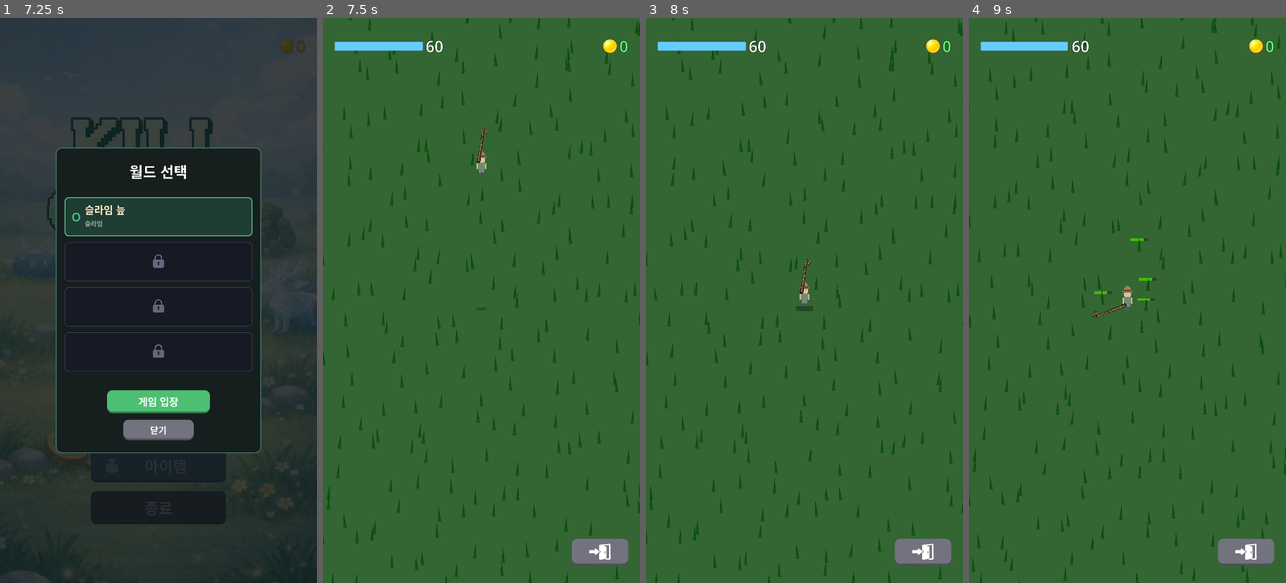
Above: before the commit, frames 1-4 (left to right).
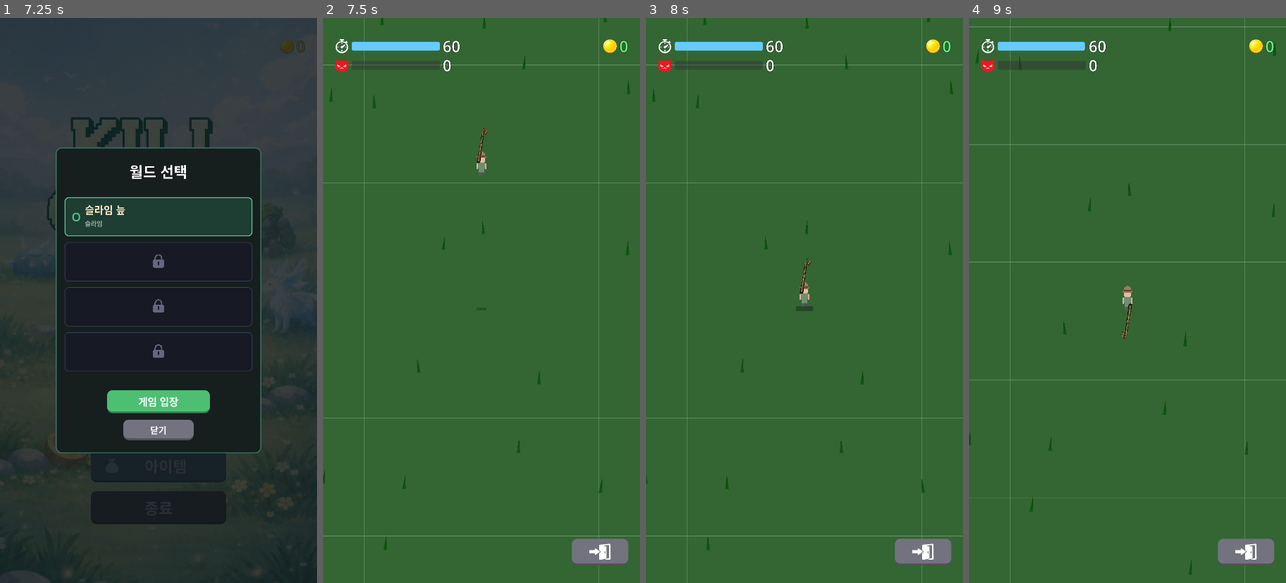
Above: after the commit, the same moments.

Repository: yellyB/game-kill-grass
Game: Godot game, scene res://scenes/ui/main_menu.tscn
Two runs of this game, one before a commit and one after it. Both use one fixed random seed, a clock stepped at 60 frames per second and the inputs below. Sound files missing from this copy of the repository are replaced by a short silence.
Inputs (mouse positions are in pixels of both pictures, inside the frame that each line leads up to):
- Up to frame 1 (7.25 s): drag from (266, 46) to (190, 176) at 0.52 s; click (158, 300) at 1.25 s; drag from (95, 328) to (142, 413) at 2.02 s; move the mouse to (190, 176) at 2.77 s; hold D (move_right) 2.78-3.5 s; drag from (142, 413) to (63, 215) at 3.52 s; move the mouse to (253, 385) at 4.27 s; hold A (move_left) 4.28-5 s; click "건너뛰기" at 5 s; tap Enter at 5.75 s; drag from (63, 215) to (110, 159) at 5.77 s; click (158, 357) at 6.5 s
- Up to frame 2 (7.5 s): click "게임 입장" at 7.25 s
- Up to frame 3 (8 s): no input
- Up to frame 4 (9 s): move the mouse to (1143, 300) at 8.02 s; hold S (move_down) 8.03-8.75 s; click (1143, 300) at 8.17 s; drag from (1079, 159) to (1064, 328) at 8.77 s

Frame 1 is identical in both runs. In frame 2, 4.6% of the frame differs, in the area x 0-100%, y 0-100%; in frame 3, 4.6%; in frame 4, 4.9%.

Commit message:
몬스터분노와 보스 소환 추가

Diff:
--- a/autoload/game_manager.gd
+++ b/autoload/game_manager.gd
@@ -69,6 +69,13 @@
 signal field_clear_requested()
 signal blackhole_requested()
 signal beast_rush_requested()
+signal fury_changed(value: float)
+signal fury_boss_requested()
+signal boss_key_collected(world_index: int)
+
+var fury: float = 0.0
+var session_key_acquired: int = -1
+const FURY_MAX: float = 100.0
 
 var _sfx_click: AudioStreamPlayer
 var _sfx_confirm: AudioStreamPlayer
@@ -322,6 +329,14 @@
     return grass_data_list[1]
   else:
     return grass_data_list[2]
+
+func add_fury(amount: float) -> void:
+  fury = minf(fury + amount, FURY_MAX)
+  fury_changed.emit(fury)
+  if fury >= FURY_MAX:
+    fury_boss_requested.emit()
+    fury = 0.0
+    fury_changed.emit(fury)
 
 func add_money(amount: int) -> void:
   session_money = max(0, session_money + amount)
@@ -668,4 +683,6 @@
   session_buff_move_speed = 0
   timed_buffs.clear()
   hit_penalty_active = false
+  fury = 0.0
+  session_key_acquired = -1
   session_money_changed.emit(0)
--- a/scenes/ui/hud.tscn
+++ b/scenes/ui/hud.tscn
@@ -1,7 +1,9 @@
-[gd_scene load_steps=3 format=3 uid="uid://chud123"]
+[gd_scene load_steps=5 format=3 uid="uid://chud123"]
 
 [ext_resource type="Script" path="res://scripts/hud.gd" id="1_hud"]
 [ext_resource type="PackedScene" path="res://scenes/ui/money_display.tscn" id="2_money"]
+[ext_resource type="Texture2D" path="res://resources/images/icon/timer.png" id="3_timer_icon"]
+[ext_resource type="Texture2D" path="res://resources/images/icon/monster.png" id="4_monster_icon"]
 
 [node name="HUD" type="CanvasLayer"]
 script = ExtResource("1_hud")
@@ -33,6 +35,14 @@
 theme_override_constants/separation = 10
 alignment = 0
 
+[node name="TimerIcon" type="TextureRect" parent="PaddedArea/TimerHBox"]
+layout_mode = 2
+texture = ExtResource("3_timer_icon")
+custom_minimum_size = Vector2(48, 48)
+expand_mode = 3
+stretch_mode = 5
+size_flags_vertical = 4
+
 [node name="TimerProgressBar" type="ProgressBar" parent="PaddedArea/TimerHBox"]
 layout_mode = 2
 custom_minimum_size = Vector2(300, 30)
@@ -49,6 +59,37 @@
 theme_override_font_sizes/font_size = 52
 text = "60"
 
+[node name="FuryHBox" type="HBoxContainer" parent="PaddedArea"]
+offset_top = 65.0
+offset_right = 500.0
+offset_bottom = 115.0
+theme_override_constants/separation = 10
+alignment = 0
+
+[node name="FuryIcon" type="TextureRect" parent="PaddedArea/FuryHBox"]
+layout_mode = 2
+texture = ExtResource("4_monster_icon")
+custom_minimum_size = Vector2(48, 48)
+expand_mode = 3
+stretch_mode = 5
+size_flags_vertical = 4
+
+[node name="FuryProgressBar" type="ProgressBar" parent="PaddedArea/FuryHBox"]
+layout_mode = 2
+custom_minimum_size = Vector2(300, 30)
+size_flags_vertical = 4
+value = 0.0
+show_percentage = false
+
+[node name="FuryLabel" type="Label" parent="PaddedArea/FuryHBox"]
+layout_mode = 2
+size_flags_vertical = 4
+theme_override_colors/font_color = Color(1, 1, 1, 1)
+theme_override_colors/font_outline_color = Color(0, 0, 0, 1)
+theme_override_constants/outline_size = 4
+theme_override_font_sizes/font_size = 52
+text = "0"
+
 [node name="ItemNotifContainer" type="VBoxContainer" parent="PaddedArea"]
 anchors_preset = 1
 anchor_left = 1.0
--- a/scripts/dropped_item.gd
+++ b/scripts/dropped_item.gd
@@ -9,6 +9,7 @@
 
 var is_key: bool = false
 var key_world_index: int = -1
+var ends_session: bool = false
 
 @onready var sprite: Sprite2D = $Sprite2D
 
@@ -155,6 +156,9 @@
 
 	if is_key:
 		GameManager.add_key(key_world_index)
+		if ends_session:
+			GameManager.session_key_acquired = key_world_index
+			GameManager.boss_key_collected.emit(key_world_index)
 	else:
 		GameManager.add_item(item_id)
 	queue_free()
--- a/scripts/grass_spawner.gd
+++ b/scripts/grass_spawner.gd
@@ -18,7 +18,7 @@
 var loaded_chunks: Dictionary = {}
 var visited_chunks: Dictionary = {}
 
-var grid_cell_size: float = 40.0
+var grid_cell_size: float = 115.0
 
 const WORLD_GRASS_TINTS: Array = [
   {"base": Color(0.3, 0.7, 0.3), "tip": Color(0.2, 0.5, 0.2)},
@@ -142,8 +142,7 @@
   update_chunks()
   process_regen(delta)
   update_multimesh()
-  if _has_active_hp_bars:
-    queue_redraw()
+  queue_redraw()
 
 func get_chunk_coord(world_pos: Vector2) -> Vector2i:
   return Vector2i(floori(world_pos.x / chunk_size), floori(world_pos.y / chunk_size))
@@ -307,6 +306,7 @@
 func attack_grass_in_area(center: Vector2, radius: float) -> Dictionary:
   var total_value = 0
   var hit_count = 0
+  var total_max_health = 0
   var attacked_positions: Array = []
   var damage = WeaponManager.get_weapon_damage()
   var max_targets = WeaponManager.get_weapon_max_targets()
@@ -334,6 +334,7 @@
       data.cut = true
       data.regen_timer = 0.0
       total_value += data.value
+      total_max_health += GameManager.grass_data_list[data.type].max_health
       attacked_positions.append(Vector2(grid_pos.x, grid_pos.y))
 
   for pos in attacked_positions:
@@ -343,7 +344,7 @@
       if gd.guaranteed_drop or randf() < GameManager.get_grass_drop_chance():
         spawn_coin(pos, grass_data[grid_pos].value)
 
-  return {"value": total_value, "hit": hit_count > 0}
+  return {"value": total_value, "hit": hit_count > 0, "fury": total_max_health}
 
 func spawn_coin(pos: Vector2, value: int) -> void:
   var CoinScene = preload("res://scenes/world/coin.tscn")
@@ -389,6 +390,11 @@
       coin.is_being_collected = true
 
 func _draw() -> void:
+  for chunk_coord in loaded_chunks:
+    var origin = Vector2(chunk_coord.x * chunk_size, chunk_coord.y * chunk_size)
+    var rect = Rect2(origin, Vector2(chunk_size, chunk_size))
+    draw_rect(rect, Color(1.0, 1.0, 1.0, 0.15), false, 2.0)
+
   if not _has_active_hp_bars:
     return
   var bar_width: float = 60.0
--- a/scripts/hud.gd
+++ b/scripts/hud.gd
@@ -4,6 +4,8 @@
 @onready var money_display = $PaddedArea/MoneyDisplay
 @onready var money_label: Label = $PaddedArea/MoneyDisplay/MoneyLabel
 @onready var item_notif_container: VBoxContainer = $PaddedArea/ItemNotifContainer
+@onready var fury_progress: ProgressBar = $PaddedArea/FuryHBox/FuryProgressBar
+@onready var fury_label: Label = $PaddedArea/FuryHBox/FuryLabel
 
 var displayed_money: int = 0
 var target_money: int = 0
@@ -35,6 +37,9 @@
   displayed_money = GameManager.session_money
   target_money = GameManager.session_money
   update_money_display()
+
+  _setup_fury_bar()
+  GameManager.fury_changed.connect(_on_fury_changed)
 
   call_deferred("_connect_player_hit")
 
@@ -244,6 +249,26 @@
     icon.texture = tex
   perm_icons_hbox.add_child(icon)
 
+func _setup_fury_bar() -> void:
+  fury_progress.max_value = GameManager.FURY_MAX
+  fury_progress.value = 0.0
+
+  var fill_style = StyleBoxFlat.new()
+  fill_style.bg_color = Color(0.85, 0.2, 0.15)
+  fill_style.set_corner_radius_all(6)
+  fury_progress.add_theme_stylebox_override("fill", fill_style)
+
+  var bg_style = StyleBoxFlat.new()
+  bg_style.bg_color = Color(0.2, 0.2, 0.2, 0.5)
+  bg_style.set_corner_radius_all(6)
+  fury_progress.add_theme_stylebox_override("background", bg_style)
+
+  fury_label.text = "0"
+
+func _on_fury_changed(value: float) -> void:
+  fury_progress.value = value
+  fury_label.text = str(int(value))
+
 func _setup_monster_arrows() -> void:
   arrow_container = Node2D.new()
   add_child(arrow_container)
--- a/scripts/main.gd
+++ b/scripts/main.gd
@@ -49,13 +49,15 @@
 
   GameManager.extra_time_requested.connect(_on_extra_time)
 
+  GameManager.boss_key_collected.connect(_on_boss_key_collected)
+
   var bg_style = StyleBoxFlat.new()
   bg_style.bg_color = Color(0.2, 0.2, 0.2, 0.5)
-  bg_style.set_corner_radius_all(3)
+  bg_style.set_corner_radius_all(6)
   timer_progress.add_theme_stylebox_override("background", bg_style)
   var fill_style = StyleBoxFlat.new()
   fill_style.bg_color = Color(0.4, 0.8, 1.0)
-  fill_style.set_corner_radius_all(3)
+  fill_style.set_corner_radius_all(6)
   timer_progress.add_theme_stylebox_override("fill", fill_style)
 
   update_timer_display()
@@ -91,7 +93,7 @@
     timer_label.add_theme_color_override("font_color", Color(1, 0.3, 0.3))
     var fill_style = StyleBoxFlat.new()
     fill_style.bg_color = Color(1, 0.3, 0.3)
-    fill_style.set_corner_radius_all(3)
+    fill_style.set_corner_radius_all(6)
     timer_progress.add_theme_stylebox_override("fill", fill_style)
   else:
     timer_label.add_theme_color_override("font_color", Color(1, 1, 1))
@@ -166,22 +168,26 @@
   tap_to_return_label.modulate = Color(1, 1, 1, 0)
   touch_button.disabled = true
 
+  var results_vbox = VBoxContainer.new()
+  results_vbox.name = "ResultsVBox"
+  results_vbox.alignment = BoxContainer.ALIGNMENT_CENTER
+  results_vbox.add_theme_constant_override("separation", 12)
+  results_vbox.layout_mode = 1
+  results_vbox.anchor_left = session_earnings_label.anchor_left
+  results_vbox.anchor_right = session_earnings_label.anchor_right
+  results_vbox.anchor_top = session_earnings_label.anchor_top
+  results_vbox.anchor_bottom = session_earnings_label.anchor_bottom
+  results_vbox.offset_left = session_earnings_label.offset_left
+  results_vbox.offset_right = session_earnings_label.offset_right
+  results_vbox.offset_top = session_earnings_label.offset_top
+  results_vbox.offset_bottom = session_earnings_label.offset_bottom
+  results_vbox.grow_horizontal = session_earnings_label.grow_horizontal
+  results_vbox.grow_vertical = session_earnings_label.grow_vertical
+  results_vbox.modulate = Color(1, 1, 1, 0)
+
   var earnings_container = HBoxContainer.new()
-  earnings_container.name = "EarningsContainer"
   earnings_container.alignment = BoxContainer.ALIGNMENT_CENTER
   earnings_container.add_theme_constant_override("separation", 8)
-  earnings_container.layout_mode = 1
-  earnings_container.anchor_left = session_earnings_label.anchor_left
-  earnings_container.anchor_right = session_earnings_label.anchor_right
-  earnings_container.anchor_top = session_earnings_label.anchor_top
-  earnings_container.anchor_bottom = session_earnings_label.anchor_bottom
-  earnings_container.offset_left = session_earnings_label.offset_left
-  earnings_container.offset_right = session_earnings_label.offset_right
-  earnings_container.offset_top = session_earnings_label.offset_top
-  earnings_container.offset_bottom = session_earnings_label.offset_bottom
-  earnings_container.grow_horizontal = session_earnings_label.grow_horizontal
-  earnings_container.grow_vertical = session_earnings_label.grow_vertical
-  earnings_container.modulate = Color(1, 1, 1, 0)
 
   var prefix_label = Label.new()
   prefix_label.text = "획득: "
@@ -194,13 +200,27 @@
   var coin_hbox = GameManager.create_coin_label(
     GameManager.format_number(earnings), 36, Color(1, 1, 1), 3)
   earnings_container.add_child(coin_hbox)
-
-  session_end_overlay.add_child(earnings_container)
+  results_vbox.add_child(earnings_container)
+
+  var key_world = GameManager.session_key_acquired
+  if key_world >= 0:
+    var world_names = ["슬라임 늪", "들판", "마법의 숲", "용의 봉우리"]
+    var world_name = world_names[key_world] if key_world < world_names.size() else "월드 %d" % key_world
+    var key_label = Label.new()
+    key_label.text = "+ 열쇠 (%s)" % world_name
+    key_label.horizontal_alignment = HORIZONTAL_ALIGNMENT_CENTER
+    key_label.add_theme_font_size_override("font_size", 34)
+    key_label.add_theme_color_override("font_color", Color(0.3, 1.0, 1.0))
+    key_label.add_theme_color_override("font_outline_color", Color(0, 0, 0))
+    key_label.add_theme_constant_override("outline_size", 3)
+    results_vbox.add_child(key_label)
+
+  session_end_overlay.add_child(results_vbox)
 
   session_end_overlay.visible = true
 
   var tween = create_tween().set_pause_mode(Tween.TWEEN_PAUSE_PROCESS)
-  tween.tween_property(earnings_container, "modulate:a", 1.0, 0.4)
+  tween.tween_property(results_vbox, "modulate:a", 1.0, 0.4)
 
   tween.tween_interval(0.6)
   tween.tween_property(tap_to_return_label, "modulate:a", 1.0, 0.3)
@@ -246,5 +266,30 @@
 func _on_cancel_back_to_menu() -> void:
   get_tree().paused = false
 
+func _on_boss_key_collected(_world_index: int) -> void:
+  if session_ended:
+    return
+  _boss_end_session()
+
+func _boss_end_session() -> void:
+  session_ended = true
+  get_tree().paused = true
+  back_to_menu_btn.visible = false
+
+  var player = get_tree().get_first_node_in_group("player")
+  if player and player.has_method("_remove_hit_overlay"):
+    player._remove_hit_overlay()
+
+  await get_tree().create_timer(1.0).timeout
+
+  if bgm_player:
+    var bgm_tween = create_tween().set_pause_mode(Tween.TWEEN_PAUSE_PROCESS)
+    bgm_tween.tween_property(bgm_player, "volume_db", -40.0, 1.5)
+    bgm_tween.tween_callback(bgm_player.stop)
+
+  var earnings = GameManager.session_money
+  await animate_coins_disappear()
+  show_session_end_overlay(earnings)
+
 func _on_extra_time(seconds: float) -> void:
   session_time_remaining += seconds
--- a/scripts/monster.gd
+++ b/scripts/monster.gd
@@ -38,6 +38,7 @@
 var hit_radius: float = 15.0
 var sprite_scale: float = 0.24
 var hit_radius_scale: float = 1.0
+var key_world_index: int = -1
 var sfx_hit: AudioStreamPlayer
 
 func setup(config: Dictionary) -> void:
@@ -51,6 +52,7 @@
   penalty_max = config.get("penalty_max", 10)
   sprite_scale = config.get("sprite_scale", 0.24)
   hit_radius_scale = config.get("hit_radius_scale", 1.0)
+  key_world_index = config.get("key_world_index", -1)
 
 func _ready() -> void:
   add_to_group("monsters")
@@ -195,12 +197,14 @@
 
   await tween2.finished
 
-  _drop_item()
-
-  if randf() < 0.3:
-    var powerup = PowerupScene.instantiate()
-    powerup.position = position
-    get_parent().add_child(powerup)
+  if key_world_index >= 0:
+    _drop_key()
+  else:
+    _drop_item()
+    if randf() < 0.3:
+      var powerup = PowerupScene.instantiate()
+      powerup.position = position
+      get_parent().add_child(powerup)
 
   queue_free()
 
@@ -221,6 +225,16 @@
 
   var item = DroppedItemScene.instantiate()
   item.setup(drop.item_id, tex, player)
+  item.position = position
+  get_parent().add_child(item)
+
+func _drop_key() -> void:
+  var player = get_tree().get_first_node_in_group("player")
+  if not player:
+    return
+  var item = DroppedItemScene.instantiate()
+  item.setup_key(key_world_index, player)
+  item.ends_session = true
   item.position = position
   get_parent().add_child(item)
 
--- a/scripts/monster_spawner.gd
+++ b/scripts/monster_spawner.gd
@@ -121,6 +121,22 @@
 	},
 ]
 
+const FURY_BOSS_TYPES: Dictionary = {
+	0: {
+		"type": "slime",
+		"sprite_path": "res://resources/images/monster/slime/",
+		"max_health": 40,
+		"wander_speed": 50,
+		"sprite_scale": 0.96,
+		"drop_table": [],
+		"has_lightning": true,
+		"penalty_min": 0,
+		"penalty_max": 0,
+		"spawn_weight": 1,
+		"hit_radius_scale": 1.2,
+	},
+}
+
 const WORLD_MONSTER_MAP: Array = [
 	["slime"],
 	["boar", "knight"],
@@ -139,6 +155,7 @@
 func _ready() -> void:
 	call_deferred("_find_player_and_spawn")
 	GameManager.beast_rush_requested.connect(_on_beast_rush)
+	GameManager.fury_boss_requested.connect(_on_fury_boss_requested)
 
 func _process(delta: float) -> void:
 	if not spawned:
@@ -253,3 +270,14 @@
 
 func _on_beast_rush() -> void:
 	_spawn_wave(10)
+
+func _on_fury_boss_requested() -> void:
+	var world = GameManager.selected_world
+	if not FURY_BOSS_TYPES.has(world):
+		return
+	var config = FURY_BOSS_TYPES[world].duplicate()
+	config["key_world_index"] = world + 1
+	var monster = MonsterScene.instantiate()
+	monster.setup(config)
+	monster.position = _get_offscreen_position()
+	get_parent().add_child(monster)
--- a/scripts/player.gd
+++ b/scripts/player.gd
@@ -203,6 +203,9 @@
   var local_attack_center = attack_center - grass_spawner.global_position
   var result = grass_spawner.attack_grass_in_area(local_attack_center, attack_radius)
 
+  if result.fury > 0:
+    GameManager.add_fury(result.fury)
+
   if result.hit:
     sfx_grass_player.play()
 
Binary file added: resources/images/icon/monster.png
Not shown, added: resources/images/icon/monster.png.import
Binary file added: resources/images/icon/timer.png
Not shown, added: resources/images/icon/timer.png.import
